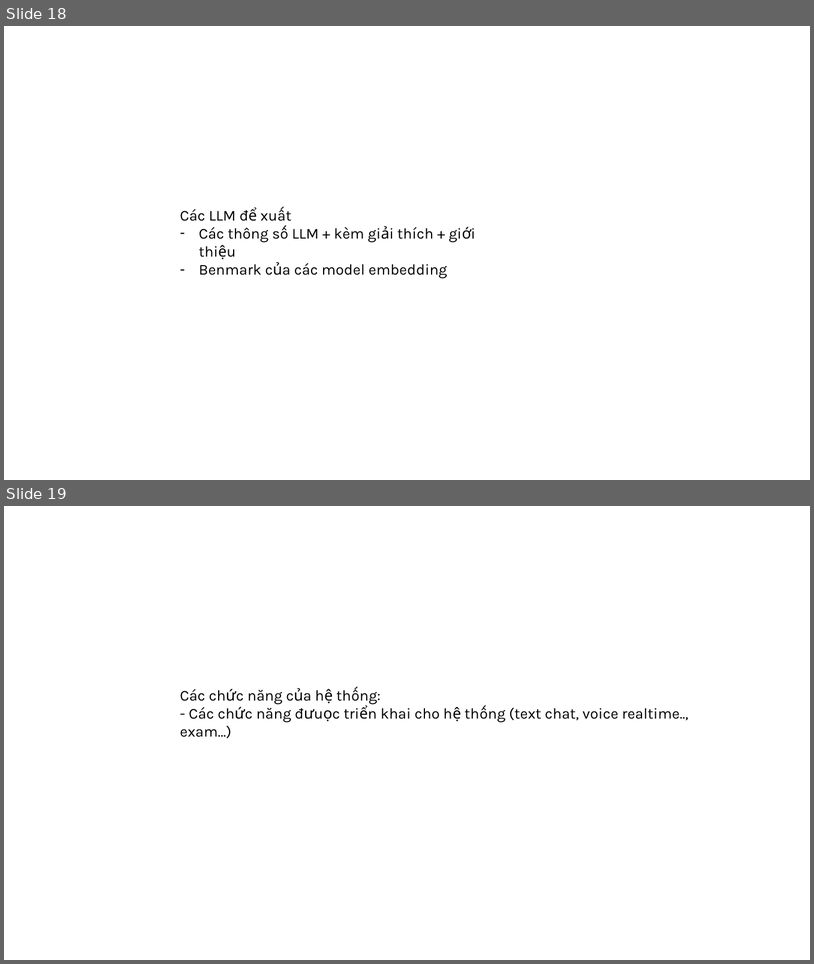
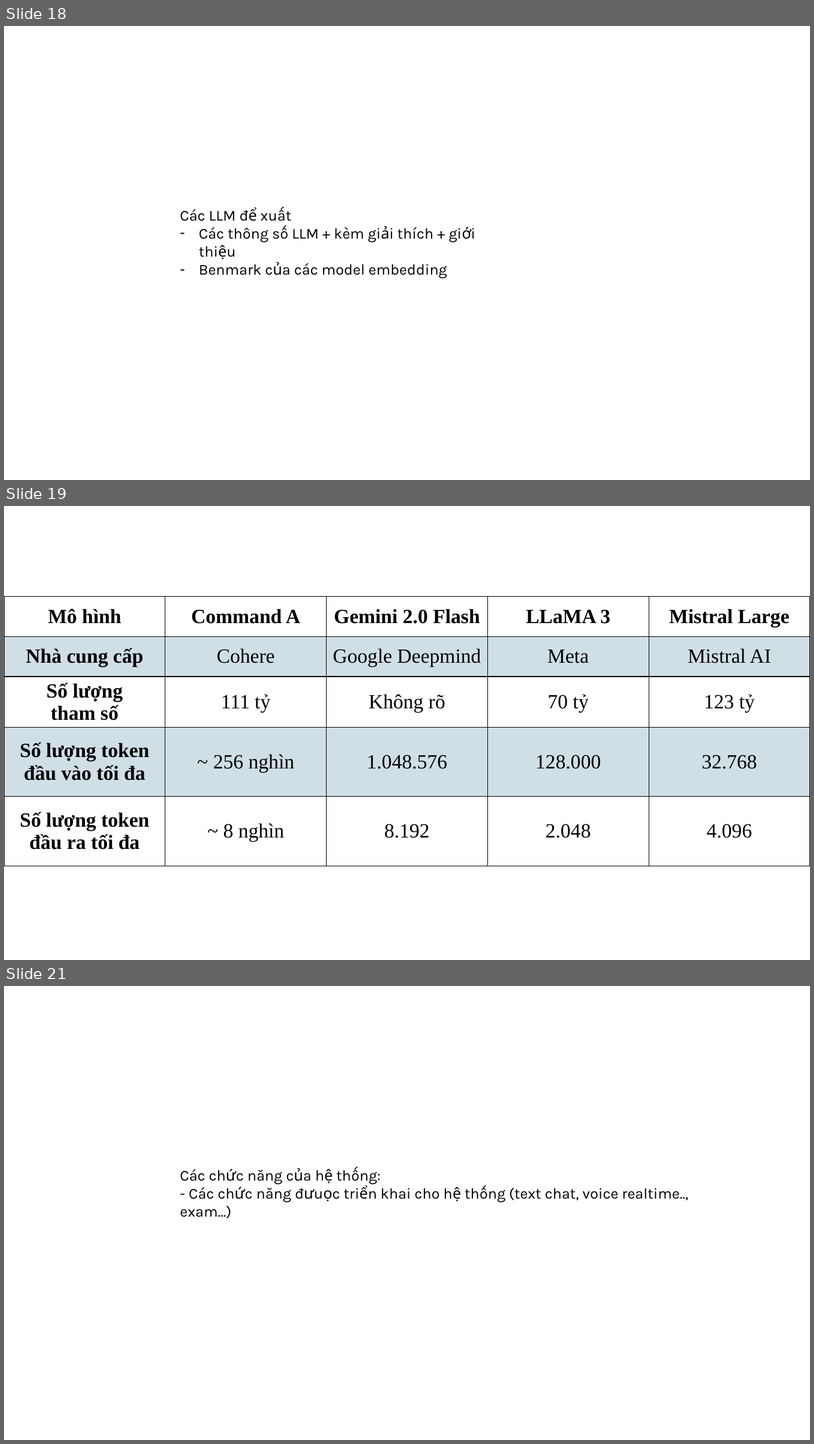
Before and after one commit to ngovanuc/Vietnamese_History_Chatbot, a slide deck: documents/slide bao cao.pptx. Shown one above the other, each under a label of ours: slides 18 and 19 before the commit, slides 18, 19 and 21 after it; the slides between them are not shown. The pictures are 814x964 and 814x1444 pixels, drawn with LibreOffice and Linux fonts; fonts in the diff are those of the drawing. Boxes give left, top, right and bottom in pixels: in the first picture for what was removed or moved away, otherwise in the second. Text is boxed around its words. In the diff, an @@ line names an element or a change of style, - is before the commit and + after.

```diff
--- a/documents/slide bao cao.pptx
+++ b/documents/slide bao cao.pptx
@@ slide 19 added at (4, 506, 810, 960), background #FFFFFF @@
@@ table added at (4, 596, 810, 870), 5 rows, 5 columns @@
+Mô hình | Command A | Gemini 2.0 Flash | LLaMA 3 | Mistral Large
+Nhà cung cấp | Cohere | Google Deepmind | Meta | Mistral AI
+Số lượng / tham số | 111 tỷ | Không rõ | 70 tỷ | 123 tỷ
+Số lượng token đầu vào tối đa | ~ 256 nghìn | 1.048.576 | 128.000 | 32.768
+Số lượng token đầu ra tối đa | ~ 8 nghìn | 8.192 | 2.048 | 4.096
@@ what was slide 19 is now slide 21 @@
```
Also in this commit, not shown: 4 other slides added, 3 slides removed.
